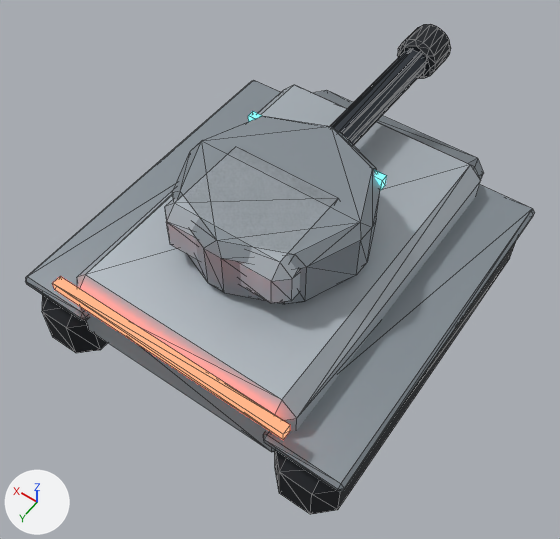
Before and after pictures for a commit that changed the glTF model public/media/model/exo-tank.glb.
One viewpoint serves both versions: a 50 mm camera at (-2.29, 3.32, 5.64) aimed at (0.0, 0.11, 0.6). The lights are fixed; the arrows at lower left show +X, +Y and +Z. The picture after the commit comes second. Mesh edges are drawn as thin lines. Where no turn or scale is listed for an object, it has been applied to the vertices. Vertices at exactly the same position are counted once.

Objects in the first picture: 'body', 'turret'.
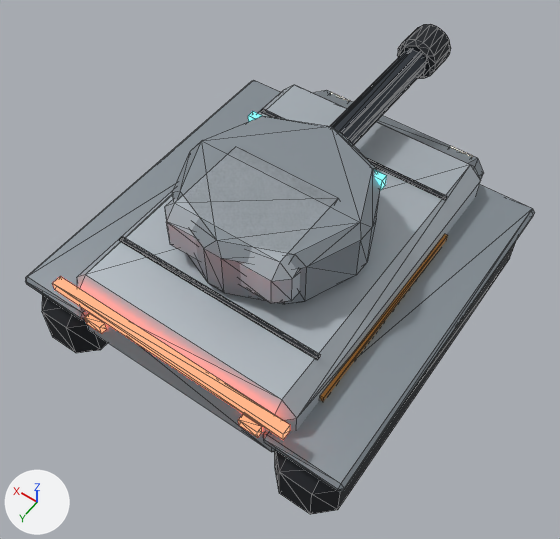
Where the change shows, as pixel boxes [x1, y1, x2, y2] in the pictures (560 x 539 px):
```json
{"part": 1, "of": "me_body", "change": "added", "after": [261, 109, 447, 200]}
{"part": 2, "of": "me_body", "change": "added", "after": [119, 237, 320, 360]}
{"part": 3, "of": "me_body", "change": "added", "after": [238, 415, 262, 438]}
{"part": 4, "of": "me_body", "change": "added", "after": [84, 313, 107, 334]}
{"part": 5, "of": "me_body", "change": "added", "after": [320, 234, 448, 402]}
```

Scene script edits in JSON lines:
```json
{"op": "add", "block": "mat_accent", "code": ["mat_accent = principled_material('accent')", "mat_accent.base_color = (0.584, 0.254, 0.0423)  # orange #c98a3a", "mat_accent.metallic = 0.35"]}
{"op": "add", "block": "mat_lamp", "code": ["mat_lamp = principled_material('lamp')", "mat_lamp.base_color = (0.0, 0.0, 0.0)  # black #000000", "mat_lamp.roughness = 0.4", "mat_lamp.emission_color = (1.0, 0.88, 0.672)  # beige #fff1d6", "mat_lamp.emission_strength = 3.2"]}
{"block": "me_body", "where": "# used by ob_body; location = (0.0, 0.0, 0.0)"}
{"op": "remove", "block": "me_body", "code": "me_body.from_pydata(...)  # 280 vertices, 500 faces; spans x -1.47..1.47, y -1.81..1.55, z 0.09..1.15"}
{"op": "add", "block": "me_body", "code": "me_body.from_pydata(...)  # 344 vertices, 596 faces; spans x -1.47..1.47, y -1.81..1.55, z 0.09..1.17"}
{"block": "me_body", "change": "me_body part 1: a new loose piece, a box spanning x -0.9..0.9, y -0.887..-0.853, z 1.148..1.168, in mat_black (black #1c2026)"}
{"block": "me_body", "change": "me_body part 2: a new loose piece, a box spanning x -0.9..0.9, y 0.91..0.945, z 1.148..1.168, in mat_black (black #1c2026)"}
{"block": "me_body", "change": "me_body part 3: a new loose piece, a box spanning x -0.8..-0.64, y 1.45..1.5, z 0.79..0.87, in mat_red (black #000000, glowing red #ff6a4d)"}
{"block": "me_body", "change": "me_body part 4: a new loose piece, a box spanning x 0.64..0.8, y 1.45..1.5, z 0.79..0.87, in mat_red (black #000000, glowing red #ff6a4d)"}
{"block": "me_body", "change": "me_body part 5: a new loose piece, a box spanning x -1.027..-0.997, y -0.754..1.044, z 0.835..0.905, in mat_accent (orange #c98a3a)"}
{"block": "me_body", "change": "other edits to the shape of me_body do not show in these pictures"}
{"op": "add", "block": "me_body", "code": "me_body.materials.append(mat_lamp)  # black #000000, glowing beige #fff1d6"}
{"op": "add", "block": "me_body", "code": "me_body.materials.append(mat_accent)  # orange #c98a3a"}
```
